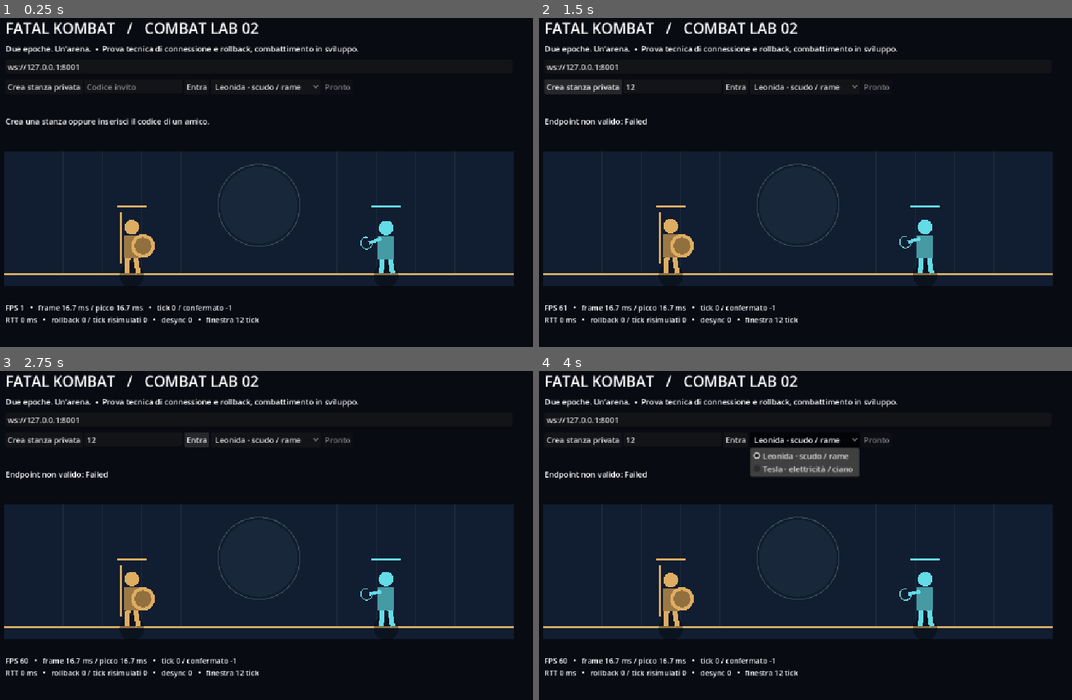
Above: before the commit, frames 1-4 (two rows, left to right).
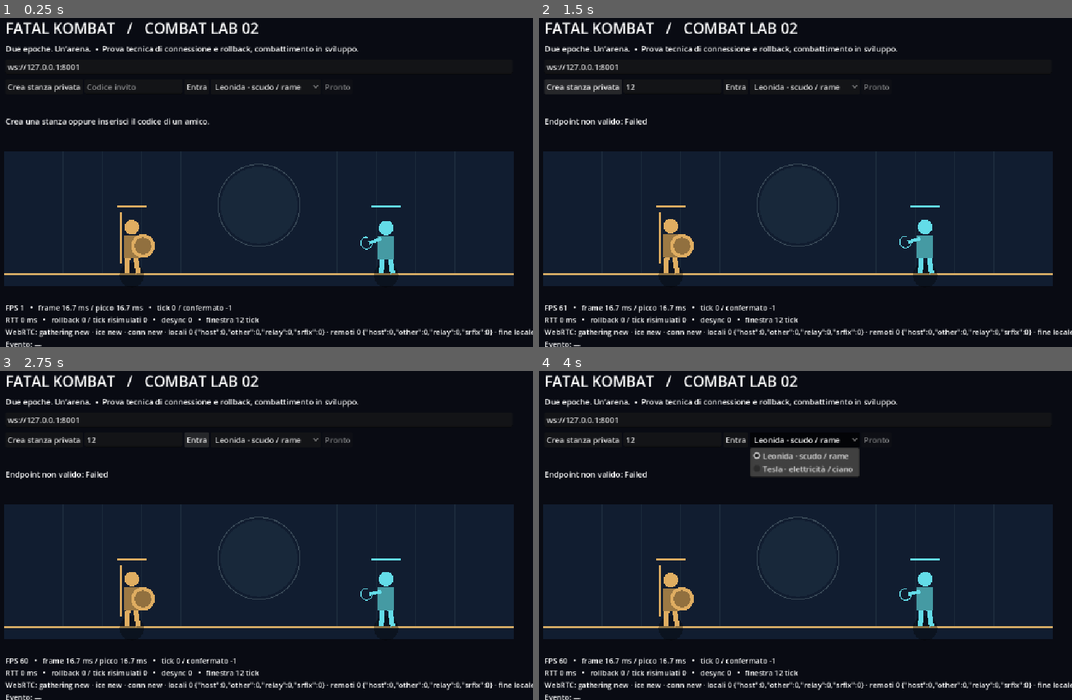
Above: after the commit, the same moments.

Repository: cellox893/Fatal-Kombat
Game: Godot game, scene res://main.tscn
The game is run twice, just before and just after one commit, with the same random seed, the same clock (stepped at 60 frames per second) and the same inputs.
Inputs (mouse positions are in pixels of both pictures, inside the frame that each line leads up to):
- Up to frame 1 (0.25 s): no input
- Up to frame 2 (1.5 s): click (672, 87) at 0.52 s; type "12" at 0.6 s; click "Crea stanza privata" at 1.25 s
- Up to frame 3 (2.75 s): click "Entra" at 2 s
- Up to frame 4 (4 s): click "Leonida · scudo / rame" at 2.75 s; tap Enter at 3.5 s; hold D from 3.53 s (still down); hold J from 3.53 s (still down); tap Space at 3.77 s

The runs differ from the first frame. In frame 1, 1.0% of the frame differs, in the area x 0-100%, y 94-100%; in frame 2, 1.0%; in frame 3, 1.0%; in frame 4, 1.0%.

Commit message:
Instrument WebRTC LAN negotiation

Diff:
--- a/game/network/transport.gd
+++ b/game/network/transport.gd
@@ -23,6 +23,15 @@
 var room_requested_at: int = 0
 var local_candidate_count: int = 0
 var remote_candidate_count: int = 0
+var local_candidate_types: Dictionary = {"host": 0, "srflx": 0, "relay": 0, "other": 0}
+var remote_candidate_types: Dictionary = {"host": 0, "srflx": 0, "relay": 0, "other": 0}
+var ice_gathering_state: String = "new"
+var ice_connection_state: String = "new"
+var connection_state: String = "new"
+var local_ice_complete_sent: bool = false
+var remote_ice_complete_received: bool = false
+var diagnostic_events: Array[String] = []
+var browser_diagnostic: Dictionary = {}
 
 func enter(endpoint: String, code: String) -> void:
 	if active:
@@ -73,8 +82,9 @@
 		return
 	if peer:
 		peer.poll()
+		_refresh_webrtc_states()
 		if peer.get_connection_state() == WebRTCPeerConnection.STATE_FAILED:
-			_fail("WebRTC fallito: verifica STUN/TURN e rete.")
+			_fail("WebRTC fallito: %s" % webrtc_summary())
 	if channel and channel.get_ready_state() == WebRTCDataChannel.STATE_OPEN:
 		if not opened:
 			opened = true
@@ -96,7 +106,7 @@
 	if opened and Time.get_ticks_msec() - last_packet > 5000:
 		_fail("Timeout: nessun pacchetto dal peer per 5 secondi. Ricarica per riprovare.")
 	elif peer and not opened and Time.get_ticks_msec() - started_at > 30000:
-		_fail("Timeout WebRTC: candidati locali %d, remoti %d. Verifica che entrambi i browser consentano WebRTC sulla LAN; potrebbe servire un relay TURN." % [local_candidate_count, remote_candidate_count])
+		_fail("Timeout WebRTC: %s" % webrtc_summary())
 	elif not signaling_opened and Time.get_ticks_msec() - started_at > 15000:
 		_fail("Timeout apertura WebSocket (15 s). Verifica accesso all’URL del gioco e rete.")
 	elif awaiting_room and Time.get_ticks_msec() - room_requested_at > 10000:
@@ -118,42 +128,123 @@
 			room_updated.emit(data)
 		"connect":
 			started_at = Time.get_ticks_msec()
+			_reset_webrtc_diagnostics()
 			peer = WebRTCPeerConnection.new()
 			peer.session_description_created.connect(_description)
 			peer.ice_candidate_created.connect(func(mid: String, index: int, candidate: String) -> void:
 				local_candidate_count += 1
+				var candidate_type: String = _candidate_type(candidate)
+				local_candidate_types[candidate_type] = int(local_candidate_types.get(candidate_type, 0)) + 1
+				_log_event("ICE locale %s mline=%d" % [candidate_type, index])
 				send_signal({"type": "ice", "mid": mid, "index": index, "candidate": candidate}))
-			var err: Error = peer.initialize({"iceServers": ice_servers})
+			var config: Dictionary = {"iceServers": ice_servers}
+			if OS.has_feature("web"):
+				config["iceTransportPolicy"] = "all"
+			_log_event("RTCPeerConnection config=" + JSON.stringify(config))
+			var err: Error = peer.initialize(config)
 			if err != OK:
 				_fail("WebRTC non disponibile: " + error_string(err))
 				return
 			channel = peer.create_data_channel("inputs", {"negotiated": true, "id": 1, "ordered": false, "maxRetransmits": 0})
+			if channel == null:
+				_fail("Creazione canale dati fallita")
+				return
+			_log_event("Canale dati creato prima dell'offerta")
 			status.emit("Negoziazione WebRTC…")
 			if slot == 0:
-				peer.create_offer()
+				var offer_error: Error = peer.create_offer()
+				if offer_error != OK:
+					_fail("Creazione offerta fallita: " + error_string(offer_error))
 		"sdp":
 			if peer:
+				_log_event("SDP remota %s ricevuta" % str(data.kind))
 				var err: Error = peer.set_remote_description(str(data.kind), str(data.sdp))
 				if err != OK:
-					_fail("SDP rifiutato")
+					_fail("SDP remota rifiutata: " + error_string(err))
 					return
 				remote_description = true
 				for candidate: Dictionary in pending_ice:
 					_add_ice(candidate)
 				pending_ice.clear()
+				_log_event("SDP remota applicata")
 		"ice":
 			remote_candidate_count += 1
+			var remote_type: String = _candidate_type(str(data.candidate))
+			remote_candidate_types[remote_type] = int(remote_candidate_types.get(remote_type, 0)) + 1
+			_log_event("ICE remoto %s" % remote_type)
 			if not remote_description:
 				pending_ice.append(data)
+				_log_event("ICE remoto accodato prima della SDP")
 			else:
 				_add_ice(data)
+		"ice-complete":
+			remote_ice_complete_received = true
+			_log_event("Fine raccolta ICE remota ricevuta")
 
 func _description(kind: String, sdp: String) -> void:
-	peer.set_local_description(kind, sdp)
+	var err: Error = peer.set_local_description(kind, sdp)
+	if err != OK:
+		_fail("SDP locale rifiutata: " + error_string(err))
+		return
+	_log_event("SDP locale %s inviata" % kind)
 	send_signal({"type": "sdp", "kind": kind, "sdp": sdp})
 
 func _add_ice(data: Dictionary) -> void:
-	peer.add_ice_candidate(str(data.mid), int(data.index), str(data.candidate))
+	var err: Error = peer.add_ice_candidate(str(data.mid), int(data.index), str(data.candidate))
+	if err != OK:
+		_log_event("ICE remoto rifiutato: " + error_string(err))
+	else:
+		_log_event("ICE remoto aggiunto")
+
+func _refresh_webrtc_states() -> void:
+	var next_gathering: String = _gathering_state_name(int(peer.get_gathering_state()))
+	var next_connection: String = _connection_state_name(int(peer.get_connection_state()))
+	if next_gathering != ice_gathering_state:
+		ice_gathering_state = next_gathering
+		_log_event("iceGatheringState=" + ice_gathering_state)
+	if next_connection != connection_state:
+		connection_state = next_connection
+		ice_connection_state = next_connection
+		_log_event("connectionState=" + connection_state)
+	if ice_gathering_state == "complete" and not local_ice_complete_sent:
+		local_ice_complete_sent = true
+		_log_event("Fine raccolta ICE locale inviata")
+		send_signal({"type": "ice-complete"})
+
+func _reset_webrtc_diagnostics() -> void:
+	local_candidate_count = 0
+	remote_candidate_count = 0
+	local_candidate_types = {"host": 0, "srflx": 0, "relay": 0, "other": 0}
+	remote_candidate_types = {"host": 0, "srflx": 0, "relay": 0, "other": 0}
+	ice_gathering_state = "new"
+	ice_connection_state = "new"
+	connection_state = "new"
+	local_ice_complete_sent = false
+	remote_ice_complete_received = false
+	diagnostic_events.clear()
+	browser_diagnostic = {}
+
+func _candidate_type(candidate: String) -> String:
+	var parts: PackedStringArray = candidate.split(" ", false)
+	for i: int in range(parts.size() - 1):
+		if parts[i] == "typ":
+			var value: String = parts[i + 1]
+			return value if value in ["host", "srflx", "relay"] else "other"
+	return "other"
+
+func _gathering_state_name(value: int) -> String:
+	return ["new", "gathering", "complete"][clampi(value, 0, 2)]
+
+func _connection_state_name(value: int) -> String:
+	return ["new", "connecting", "connected", "disconnected", "failed", "closed"][clampi(value, 0, 5)]
+
+func _log_event(message: String) -> void:
+	diagnostic_events.append(message)
+	if diagnostic_events.size() > 12:
+		diagnostic_events.pop_front()
+
+func webrtc_summary() -> String:
+	return "gathering %s · ice %s · conn %s · locali %d %s · remoti %d %s · fine locale %s/remota %s" % [ice_gathering_state, ice_connection_state, connection_state, local_candidate_count, JSON.stringify(local_candidate_types), remote_candidate_count, JSON.stringify(remote_candidate_types), "sì" if local_ice_complete_sent else "no", "sì" if remote_ice_complete_received else "no"]
 
 func _fail(message: String) -> void:
 	active = false
--- a/game/presentation/main.gd
+++ b/game/presentation/main.gd
@@ -19,6 +19,7 @@
 var characters: Array = [0, 1]
 var room_label := Label.new()
 var room_code: String = ""
+var next_web_diagnostic_at: int = 0
 
 func _ready() -> void:
 	add_child(net)
@@ -148,11 +149,22 @@
 func _process(delta: float) -> void:
 	frame_ms = delta * 1000.0
 	frame_peak = maxf(frame_peak, frame_ms)
-	telemetry.text = "FPS %d   •   frame %.1f ms / picco %.1f ms   •   tick %d / confermato %d\nRTT %d ms   •   rollback %d / tick risimulati %d   •   desync %d   •   finestra 12 tick" % [
+	if OS.has_feature("web") and Time.get_ticks_msec() >= next_web_diagnostic_at:
+		next_web_diagnostic_at = Time.get_ticks_msec() + 250
+		var raw: Variant = JavaScriptBridge.eval("JSON.stringify(window.fatalLabRtc || {})")
+		var data: Variant = JSON.parse_string(str(raw))
+		if data is Dictionary:
+			net.browser_diagnostic = data
+	var latest_event: String = net.diagnostic_events.back() if not net.diagnostic_events.is_empty() else "—"
+	var browser_states: String = ""
+	if not net.browser_diagnostic.is_empty():
+		browser_states = " · browser ice %s / conn %s" % [str(net.browser_diagnostic.get("iceConnectionState", "—")), str(net.browser_diagnostic.get("connectionState", "—"))]
+	telemetry.text = "FPS %d   •   frame %.1f ms / picco %.1f ms   •   tick %d / confermato %d\nRTT %d ms   •   rollback %d / tick risimulati %d   •   desync %d   •   finestra 12 tick\nWebRTC: %s%s\nEvento: %s" % [
 		Engine.get_frames_per_second(), frame_ms, frame_peak, session.sim.state.tick,
-		session.confirmed, net.rtt, session.rollbacks, session.resimulated, desyncs]
+		session.confirmed, net.rtt, session.rollbacks, session.resimulated, desyncs,
+		net.webrtc_summary(), browser_states, latest_event]
 	if OS.has_feature("web"):
-		JavaScriptBridge.eval("window.fatalLab = " + JSON.stringif …(401 unchanged characters)… eCandidates": net.remote_candidate_count}))
+		JavaScriptBridge.eval("window.fatalLab = " + JSON.stringif …(401 unchanged characters)… eCandidates": net.remote_candidate_count, "localCandidateTypes": net.local_candidate_types, "remoteCandidateTypes": net.remote_candidate_types, "iceGatheringState": net.ice_gathering_state, "iceConnectionState": net.ice_connection_state, "connectionState": net.connection_state, "iceCompleteLocal": net.local_ice_complete_sent, "iceCompleteRemote": net.remote_ice_complete_received, "events": net.diagnostic_events, "browser": net.browser_diagnostic}))
 	queue_redraw()
 
 func _draw() -> void:
Not shown, changed: README.md
Not shown, changed: docs/NETWORKING.md
Not shown, changed: docs/VALIDATION.md
Not shown, changed: services/signaling/preview.mjs
Not shown, changed: services/signaling/server.mjs
Not shown, changed: services/signaling/server.test.mjs
Not shown, changed: tests/browser/smoke.mjs
